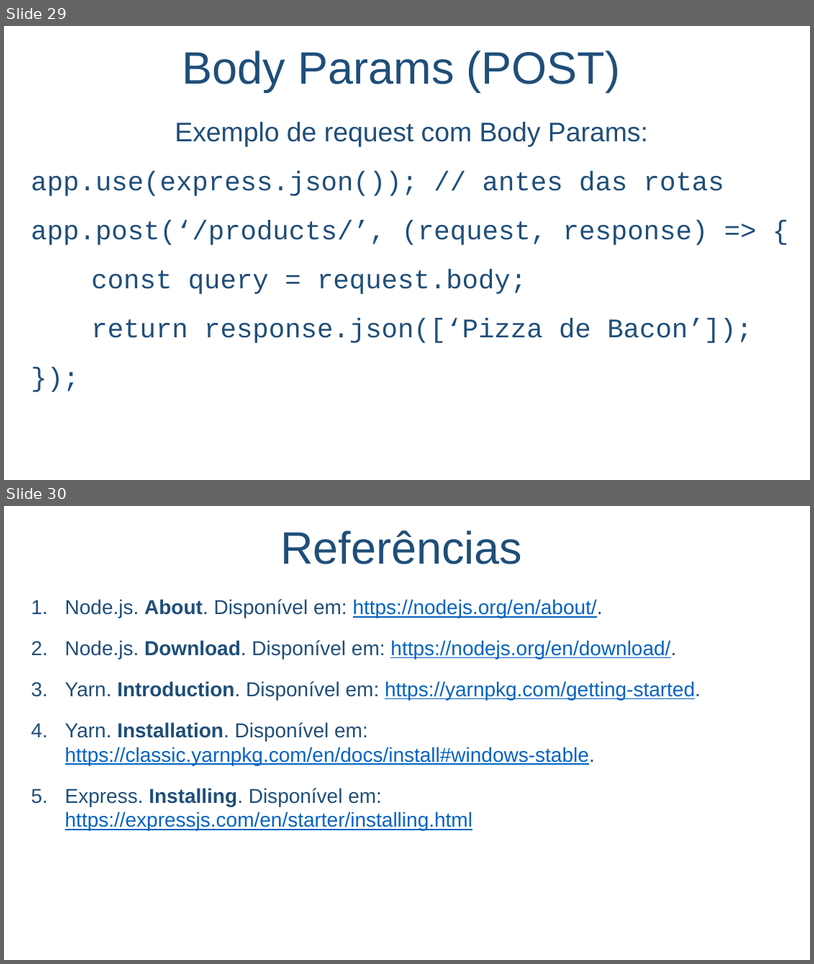
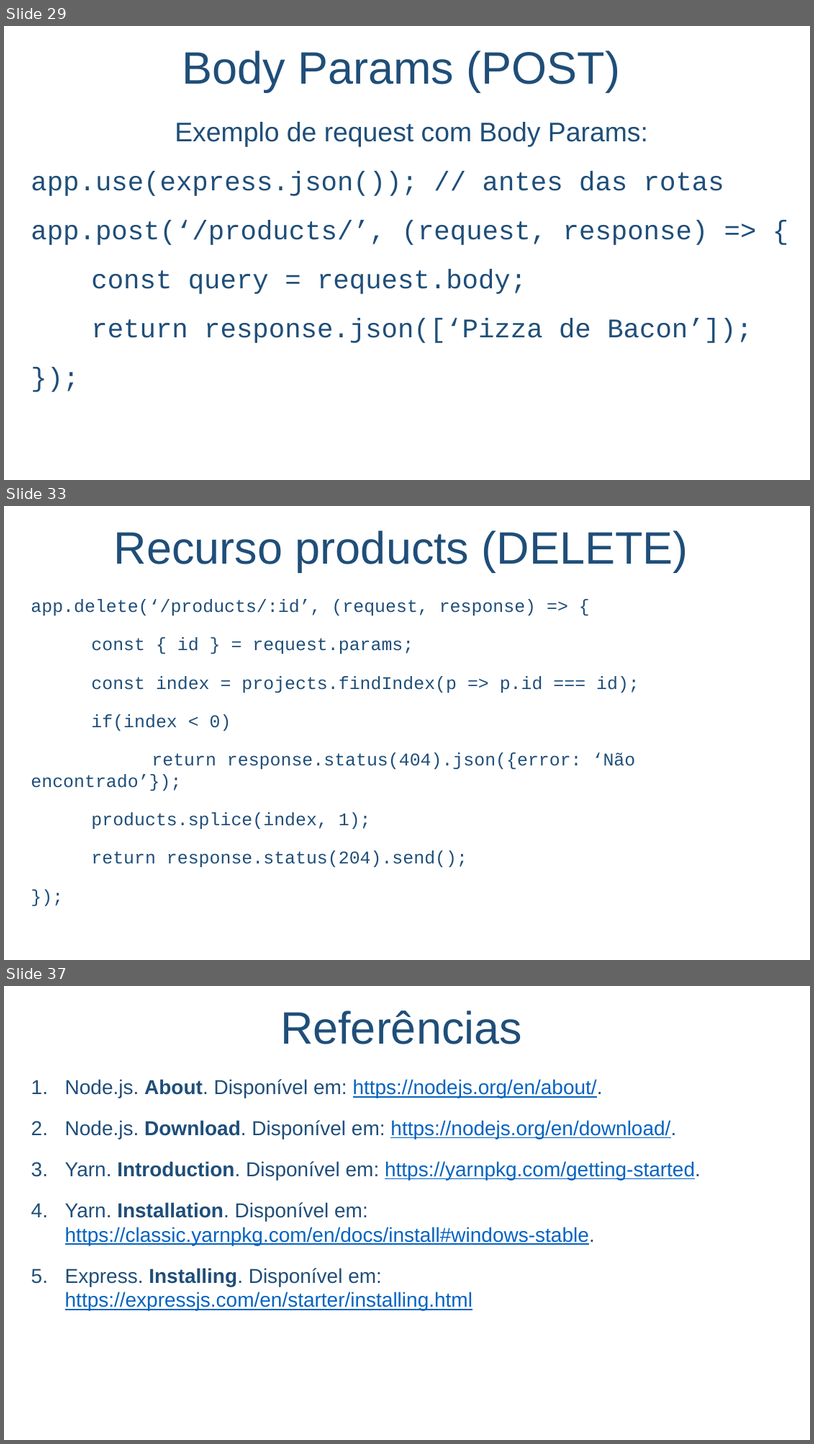
Before and after one commit to salmo-jr/public-slides, a slide deck: node-js.pptx. Shown one above the other, each under a label of ours: slides 29 and 30 before the commit, slides 29, 33 and 37 after it; the slides between them are not shown. The pictures are 814x964 and 814x1444 pixels, drawn with LibreOffice and Linux fonts; fonts in the diff are those of the drawing; background and template pictures are left out. Boxes give left, top, right and bottom in pixels: in the first picture for what was removed or moved away, otherwise in the second. Text is boxed around its words. In the diff, an @@ line names an element or a change of style, - is before the commit and + after.

```diff
--- a/node-js.pptx
+++ b/node-js.pptx
@@ slide 33 added at [4,506,810,960], background picture (left out) @@
@@ text added at [114,530,689,572], 54 pt, text #1F4E79 @@
+Recurso products (DELETE)
@@ text added at [31,599,640,867], 21.3 pt, text #1F4E79 @@
+app.delete(‘/products/:id’, (request, response) => {
+const { id } = request.params;
+const index = projects.findIndex(p => p.id === id);
+if(index < 0)
+return response.status(404).json({error: ‘Não encontrado’});
+products.splice(index, 1);
+return response.status(204).send();
+});
@@ what was slide 30 is now slide 37 @@
```
Also in this commit, not shown: 1 slide changed, 6 other slides added.
